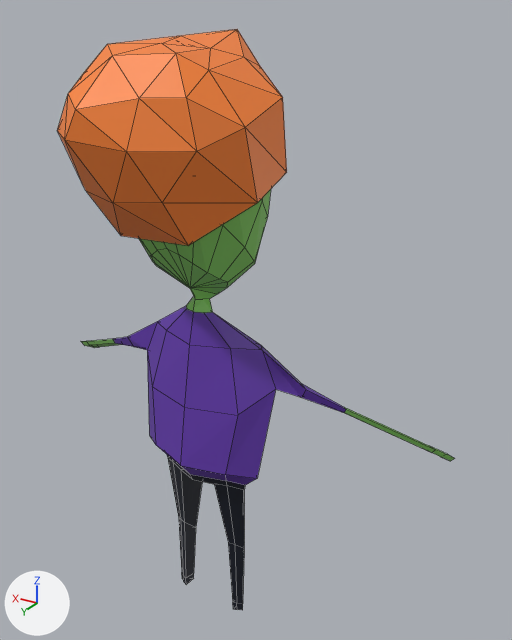
One commit to the Blender file Assets/Models/character.blend: the scene before it, then after it.
Rendered twice from a 50 mm lens placed at (-5.1, 6.83, 1.26), pointed at (-0.63, -0.63, -2.47). Every picture has the same lights, and +X, +Y and +Z are marked at lower left. Mesh edges are drawn as thin lines.
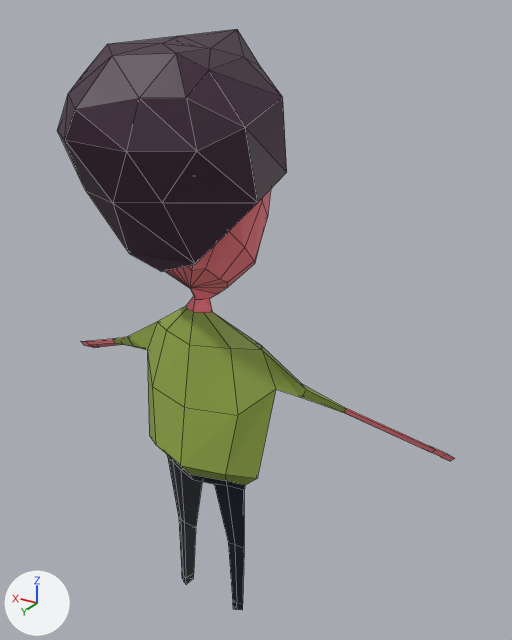
Commit message: added a character

Boxes [x1, y1, x2, y2] around the edits, measured in the pictures (512 x 640 px; the box of a moved part takes in the faces that stretch with it):
'Circle.001', recoloured, reshaped
    both: [57, 29, 455, 610]
part 1 of me_circle_003, moved or reshaped
    before: [86, 191, 256, 288]
    after: [86, 191, 257, 288]

What the commit changed:
Material 'Hair' (mat_hair) changes colour from orange #ff8636 to dark purple #3f2338; in linear values from (1.0, 0.24, 0.037) to (0.0495, 0.0168, 0.0402).
Material 'Skin' (mat_skin) changes colour from green #85cc63 to pink #ff818a; in linear values from (0.235, 0.604, 0.125) to (1.0, 0.219, 0.256).
Material 'Shirt' (mat_shirt) changes colour from purple #6238aa to green #93aa47; in linear values from (0.121, 0.039, 0.402) to (0.291, 0.402, 0.063).
me_circle_003 has 563 vertices, 543 faces and spans x -13.5..17.9, y -31.3..8.6, z -10.2..2.4.
me_circle_003 is used by ob_circle_001; location (-0.49, -0.76, -0.71); rotation (1.558, 0.0, 0.0), in degrees (89, 0, 0); scale (0.211, 0.211, 0.211).
Verts and faces of me_circle_003; kept vertices keep their numbers, new ones are numbered from 563.
Before the commit, vertices of me_circle_003: 201 (2.9, 0.9, -4.8), 217 (5.0, -2.2, -6.3) at pixel (120, 235), 220 (0.1, -1.9, -6.5) at pixel (188, 245), 222 (3.1, 0.5, -8.7) at pixel (113, 203), 302 (2.3, -2.8, -5.5) at pixel (167, 248).
Before the commit, vertices of me_circle_003: 309 (3.1, -3.0, -5.4) at pixel (157, 250), 316 (3.8, -3.5, -5.1) at pixel (151, 255), 323 (4.3, -4.2, -4.5) at pixel (152, 261), 393 (0.3, -4.2, -4.5) at pixel (207, 272), 400 (0.9, -3.5, -5.1) at pixel (192, 263).
Before the commit, vertices of me_circle_003: 407 (1.6, -3.0, -5.4) at pixel (178, 254).
Part 1, on me_circle_003:
Faces deleted: (201, 220, 217), (217, 220, 222).
Vertex 217 moves to (5.0, -3.4, -5.7), pixel (129, 253).
Vertex 220 moves to (0.1, -3.2, -5.9), pixel (195, 264).
Vertex 302 moves to (2.3, -3.2, -5.5).
Vertex 309 moves to (3.1, -3.3, -5.4).
Vertex 316 moves to (3.8, -3.6, -5.1).
Vertex 407 moves to (1.6, -3.1, -5.4).
Vertex 323 moves to (4.3, -4.1, -4.5).
Vertex 393 moves to (0.3, -3.9, -4.6), pixel (205, 268).
Vertex 400 moves to (0.9, -3.9, -5.2), pixel (191, 270).
New vertex 563 is at (2.5, -4.1, -5.8), pixel (161, 271).
New faces: (201, 220, 563, 217), (217, 563, 220, 222) (mat_hair (dark purple #3f2338)).
